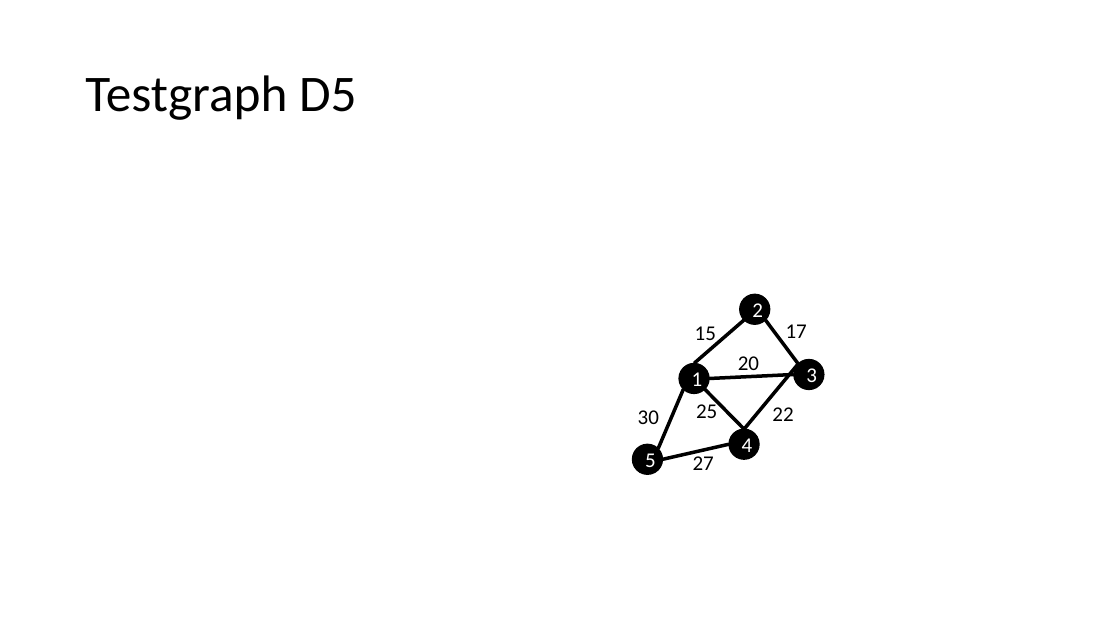
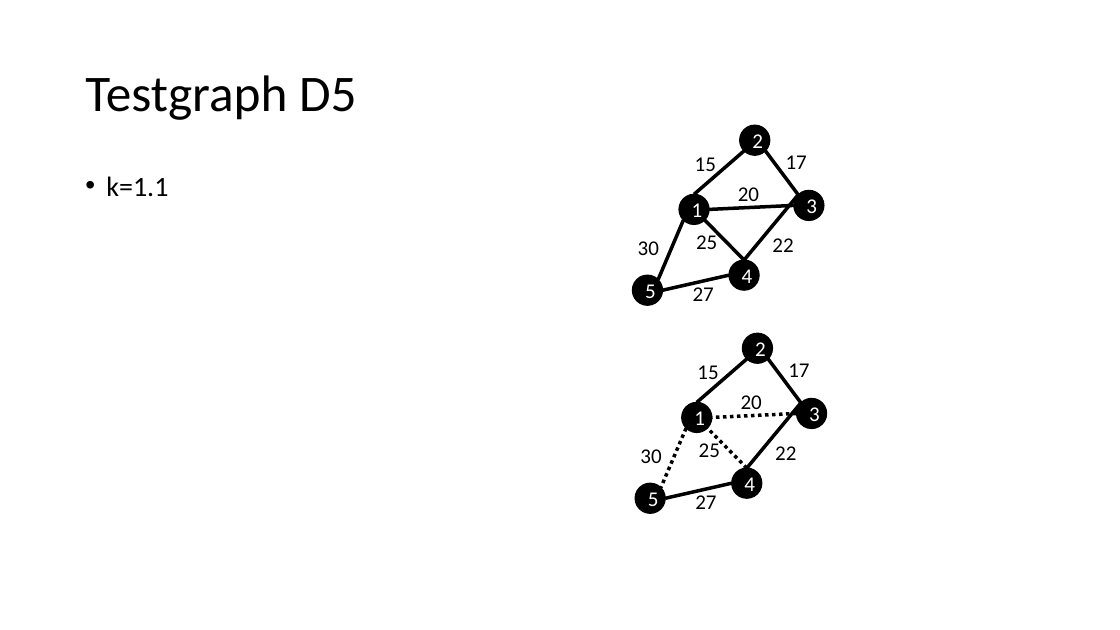
Before and after one commit to eMoflon/cobolt, a slide deck: slide 10 of de.tudarmstadt.maki.modeling.jvlc/instances/testgraphs.pptx. Drawn at 1120x630 pixels with LibreOffice and Linux fonts; fonts in the diff are those of the drawing. Boxes give left, top, right and bottom in pixels: in the first picture for what was removed or moved away, otherwise in the second. Text is boxed around its words. In the diff, an @@ line names an element or a change of style, - is before the commit and + after.

```diff
--- a/de.tudarmstadt.maki.modeling.jvlc/instances/testgraphs.pptx
+++ b/de.tudarmstadt.maki.modeling.jvlc/instances/testgraphs.pptx
@@ text added at box(106, 176, 168, 197), 24 pt, text #000000 @@
+• k=1.1
@@ 7 texts, 7 lines, 5 ellipses: place and size @@
-7 texts, 7 lines, 5 ellipses at box(633, 294, 824, 475)
+7 texts, 7 lines, 5 ellipses at box(633, 125, 824, 306)
@@ line added from (747, 359) to (697, 402), #000000 3 pt @@
@@ ellipse added at box(743, 334, 773, 364), fill #000000, outline #000000 1 pt, 18 pt, text #FFFFFF @@
+2
@@ line added from (802, 403) to (768, 359), #000000 3 pt @@
@@ text added at box(697, 365, 718, 385), 18 pt, text #000000 @@
+15
@@ text added at box(788, 363, 809, 384), 18 pt, text #000000 @@
+17
@@ ellipse added at box(682, 402, 712, 433), fill #000000, outline #000000 1 pt, 18 pt, text #FFFFFF @@
+1
@@ line added from (797, 413) to (712, 418), #000000 3 pt dashed @@
@@ text added at box(741, 395, 762, 415), 18 pt, text #000000 @@
+20
@@ line added from (747, 468) to (802, 403), #000000 3 pt @@
@@ ellipse added at box(797, 398, 827, 429), fill #000000, outline #000000 1 pt, 18 pt, text #FFFFFF @@
+3
@@ text added at box(640, 449, 661, 463), 18 pt, text #000000 @@
+30
@@ line added from (686, 429) to (661, 488), #000000 3 pt dashed @@
@@ text added at box(699, 440, 720, 457), 18 pt, text #000000 @@
+25
@@ line added from (747, 468) to (707, 429), #000000 3 pt dashed @@
@@ text added at box(775, 446, 796, 460), 18 pt, text #000000 @@
+22
@@ ellipse added at box(732, 468, 762, 498), fill #000000, outline #000000 1 pt, 18 pt, text #FFFFFF @@
+4
@@ ellipse added at box(635, 483, 665, 513), fill #000000, outline #000000 1 pt, 18 pt, text #FFFFFF @@
+5
@@ line added from (665, 498) to (732, 483), #000000 3 pt @@
@@ text added at box(695, 492, 716, 509), 18 pt, text #000000 @@
+27
```
Also in this commit, not shown: 9 other files.
